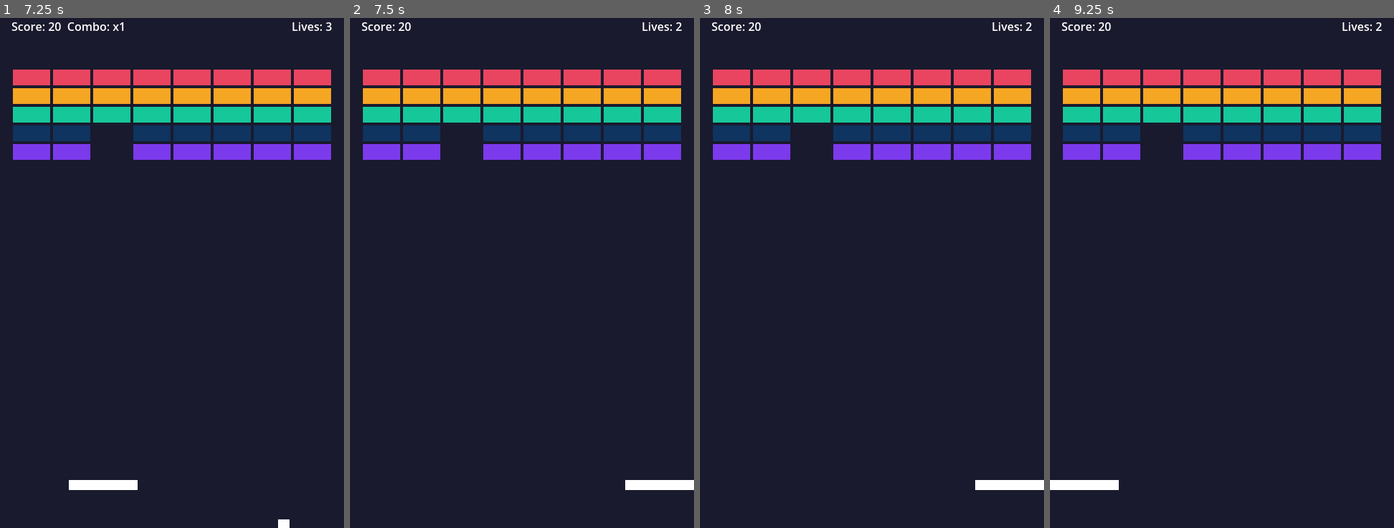
Above: before the commit, frames 1-4 (left to right).
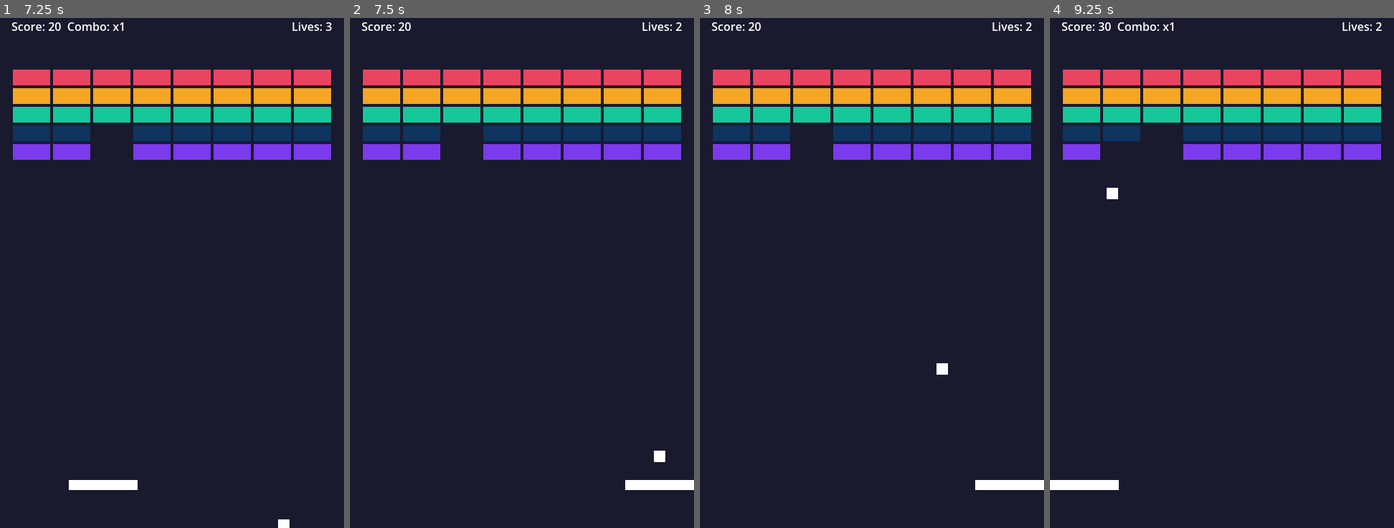
Above: after the commit, the same moments.

Repository: WSQS/brick-blast
Game: Godot game, scene res://scene/menu.tscn
The game is run twice, just before and just after one commit, with the same random seed, the same clock (stepped at 60 frames per second) and the same inputs.
Inputs (mouse positions are in pixels of both pictures, inside the frame that each line leads up to):
- Up to frame 1 (7.25 s): click "Start" at 0.5 s; tap Enter (ui_accept) at 1.25, 1.52, 3.5, 4.52 s; move the mouse to (247, 242) at 1.27 s; hold Right (ui_right) 1.28-2 s; hold Shift 1.28-2 s; click (247, 242) at 1.42 s; drag from (103, 293) to (154, 375) at 2.02 s; move the mouse to (206, 155) at 2.77 s; hold Right (ui_right) 2.78-3.5 s; tap Ctrl at 2.85 s; drag from (154, 375) to (68, 191) at 3.52 s; move the mouse to (275, 349) at 4.27 s; hold Left (ui_left) 4.28-5 s; tap Alt at 4.35 s; drag from (68, 191) to (120, 140) at 5.02 s; move the mouse to (189, 267) at 5.77 s; hold Left (ui_left) 5.78-6.5 s; hold Shift 5.78-6.5 s; click (189, 267) at 5.92 s; drag from (120, 140) to (103, 293) at 6.52 s
- Up to frame 2 (7.5 s): tap Enter (ui_accept) at 7.25 s; move the mouse to (597, 242) at 7.27 s; hold Right (ui_right) from 7.28 s (still down); tap Ctrl at 7.35 s
- Up to frame 3 (8 s): keep holding Right (ui_right); tap Enter (ui_accept) at 7.52 s
- Up to frame 4 (9.25 s): release Right (ui_right) at 8 s; drag from (1153, 293) to (1204, 375) at 8.02 s; move the mouse to (1256, 155) at 8.77 s; hold Left (ui_left) from 8.78 s (still down); tap Alt at 8.85 s

Frame 1 is identical in both runs. In frame 2, less than 0.1% of the frame differs, in the area x 88-92%, y 84-88%; in frame 3, less than 0.1%; in frame 4, 0.5%, in the area x 14-37%, y 0-36%.

Commit message:
fix(main): spawn new ball after losing last ball
_on_ball_lost freed the only ball then called _reset_round on an
empty array — no ball existed to reset. Now spawns a new ball before
resetting the round.

Added regression test: test_ball_spawned_after_losing_last_ball.

Co-authored-by: Copilot <223556219+Copilot@users.noreply.github.com>

Diff:
--- a/script/main.gd
+++ b/script/main.gd
@@ -200,6 +200,7 @@
 		_game_over()
 		_update_hud()
 	else:
+		_spawn_ball()
 		_reset_round()
 		state = State.READY
 
--- a/test/unit/test_game_over.gd
+++ b/test/unit/test_game_over.gd
@@ -27,3 +27,12 @@
 	main._on_ball_lost(ball)
 
 	assert_eq(main.lives, 0, "Lives should stay at 0 after game over, not go negative")
+
+
+## Reproduces: after losing last ball (with lives remaining),
+## no new ball is spawned — balls array is empty, game is stuck.
+func test_ball_spawned_after_losing_last_ball() -> void:
+	main.lives = 3
+	var ball: CharacterBody2D = main.balls[0]
+	main._on_ball_lost(ball)
+	assert_gt(main.balls.size(), 0, "A new ball should be spawned after losing the last ball")
